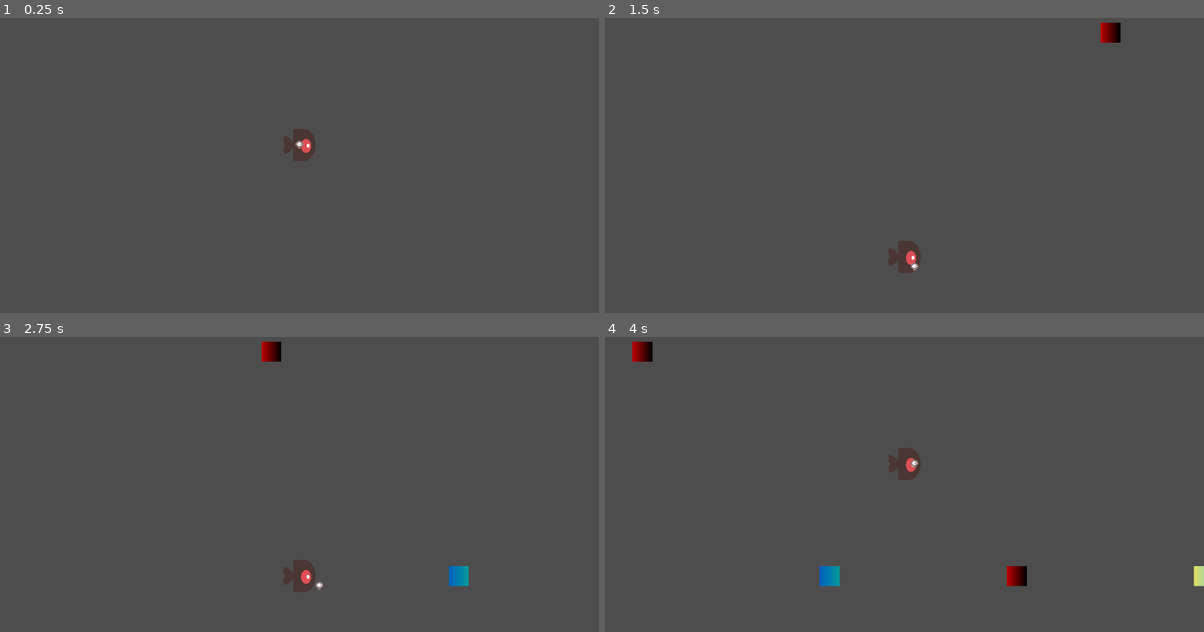
Above: before the commit, frames 1-4 (two rows, left to right).
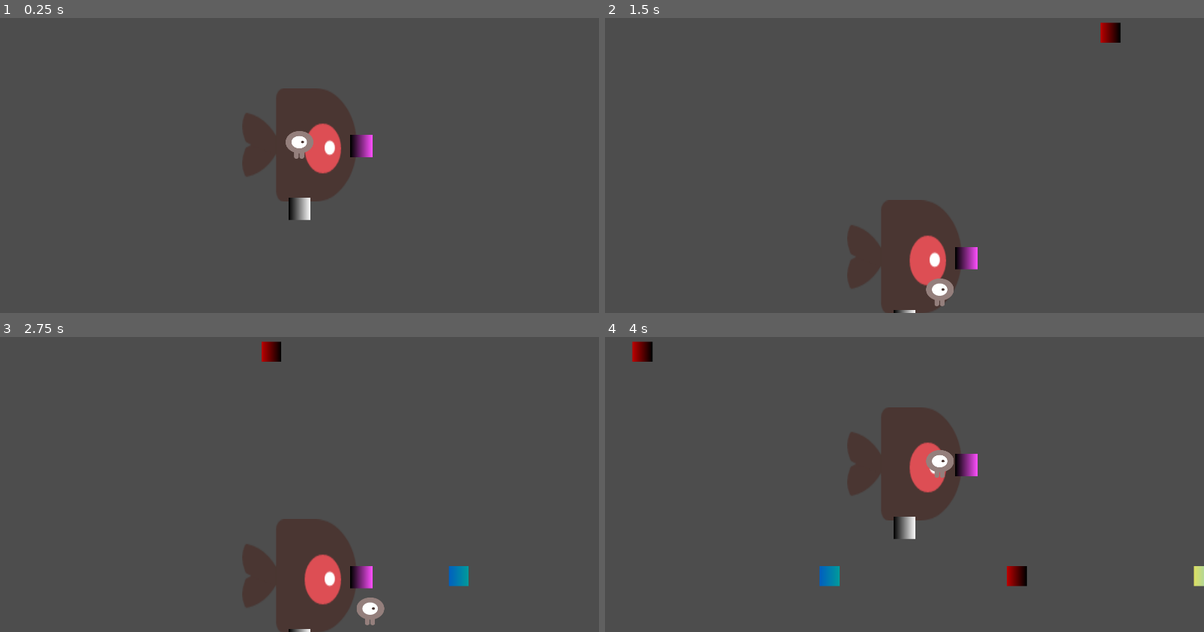
Above: after the commit, the same moments.

Repository: carlbleick/la-calori
Game: Godot game, scene res://Scenes/main.tscn
Same seed, same stepped clock (60 frames per second), same inputs: the game is played once before the commit and once after it.
Inputs:
- Up to frame 1 (0.25 s): no input
- Up to frame 2 (1.5 s): tap Enter at 0.5 s; hold D (right) 0.53-1.28 s; hold E (interact, bound only after the commit) 0.53-1.28 s; hold S (down) from 1.28 s (still down); tap E (interact, bound only after the commit) at 1.35 s
- Up to frame 3 (2.75 s): release S (down) at 2.03 s; hold D (right) from 2.03 s (still down); hold E (interact, bound only after the commit) from 2.03 s (still down)
- Up to frame 4 (4 s): release D (right) at 2.78 s; release E (interact, bound only after the commit) at 2.78 s; hold W (up) 2.78-3.53 s; tap E (interact, bound only after the commit) at 2.85 s; hold A (left) from 3.53 s (still down); hold E (interact, bound only after the commit) from 3.53 s (still down)

The runs differ from the first frame. In frame 1, 5.6% of the frame differs, in the area x 40-63%, y 23-69%; in frame 2, 5.2%; in frame 3, 5.5%; in frame 4, 5.4%.

Commit message:
Start working on cooking management

Diff:
--- /dev/null
+++ b/Scenes/Counter.gd
@@ -0,0 +1,19 @@
+extends Node2D
+
+signal item_placed
+signal item_taken(ingredient)
+
+@export var current_item: Constants.IngredientType
+
+func _on_tacocat_request_place_item(instance_id, ingredient):
+	if instance_id == get_instance_id() && current_item == Constants.IngredientType.NONE:
+		current_item = ingredient
+		print("Item " + Constants.IngredientType.keys()[current_item] + " put on counter")
+		item_placed.emit()
+
+
+func _on_tacocat_request_take_item(instance_id):
+	if instance_id == get_instance_id() && current_item != Constants.IngredientType.NONE:
+		print("Item " + Constants.IngredientType.keys()[current_item] + " taken from counter")
+		item_taken.emit(current_item)
+		current_item = Constants.IngredientType.NONE
--- /dev/null
+++ b/Scenes/KitchenCounter.tscn
@@ -0,0 +1,23 @@
+[gd_scene load_steps=5 format=3 uid="uid://dlsfa2qi8v12f"]
+
+[ext_resource type="Script" path="res://Scenes/Counter.gd" id="1_gqqan"]
+
+[sub_resource type="RectangleShape2D" id="RectangleShape2D_0tb4f"]
+
+[sub_resource type="Gradient" id="Gradient_m0duk"]
+
+[sub_resource type="GradientTexture2D" id="GradientTexture2D_c47ri"]
+gradient = SubResource("Gradient_m0duk")
+
+[node name="KitchenCounter" type="Area2D"]
+collision_layer = 2
+collision_mask = 2
+script = ExtResource("1_gqqan")
+
+[node name="CollisionShape2D" type="CollisionShape2D" parent="."]
+shape = SubResource("RectangleShape2D_0tb4f")
+
+[node name="Sprite2D" type="Sprite2D" parent="."]
+position = Vector2(-9.53674e-07, -5.66244e-07)
+scale = Vector2(0.3125, 0.3125)
+texture = SubResource("GradientTexture2D_c47ri")
--- /dev/null
+++ b/Scenes/Storage.gd
@@ -0,0 +1,14 @@
+extends Node2D
+
+signal item_taken(ingredient)
+
+@export var ingredient: Constants.IngredientType
+@export var amount: int = 0
+
+# Called every frame. 'delta' is the elapsed time since the previous frame.
+
+func _on_tacocat_request_take_item(instance_id):
+	if instance_id == get_instance_id() && amount > 0:
+		amount -= 1
+		print("Item " + Constants.IngredientType.keys()[ingredient] + " taken from storage")
+		item_taken.emit(ingredient)
--- /dev/null
+++ b/Scenes/Storage.tscn
@@ -0,0 +1,23 @@
+[gd_scene load_steps=5 format=3 uid="uid://dssvebq20jcrk"]
+
+[ext_resource type="Script" path="res://Scenes/Storage.gd" id="1_gkkjw"]
+
+[sub_resource type="RectangleShape2D" id="RectangleShape2D_rb4kg"]
+
+[sub_resource type="Gradient" id="Gradient_n4fqi"]
+colors = PackedColorArray(0, 0, 0, 1, 1, 0.313726, 1, 1)
+
+[sub_resource type="GradientTexture2D" id="GradientTexture2D_pi60n"]
+gradient = SubResource("Gradient_n4fqi")
+
+[node name="Storage" type="Area2D"]
+collision_layer = 2
+collision_mask = 2
+script = ExtResource("1_gkkjw")
+
+[node name="CollisionShape2D" type="CollisionShape2D" parent="."]
+shape = SubResource("RectangleShape2D_rb4kg")
+
+[node name="Sprite2D" type="Sprite2D" parent="."]
+scale = Vector2(0.3125, 0.3125)
+texture = SubResource("GradientTexture2D_pi60n")
--- a/Scenes/Tacocat.gd
+++ b/Scenes/Tacocat.gd
@@ -31,9 +31,38 @@
 			move(dir)
 
 func move(dir):
-	ray.target_position = inputs[dir] * tile_size
+	ray.target_position = inputs[dir] * (tile_size + 150)
 	ray.force_raycast_update()
 	if !ray.is_colliding():
 		position += inputs[dir] * tile_size
 		if dir == "up" || dir == "down":
 			taco_truck.position += inputs[dir] * line_size
+
+# Cooking
+const Storage = preload("res://Scenes/Storage.gd")
+
+@export var current_item: Constants.IngredientType
+
+signal request_take_item(instance_id)
+signal request_place_item(instance_id, ingredient)
+
+func _input(event):
+	ray.force_raycast_update()
+	if event.is_action_pressed("interact") && ray.is_colliding():
+		if current_item == Constants.IngredientType.NONE:
+			request_take_item.emit(ray.get_collider().get_instance_id())
+		else:
+			request_place_item.emit(ray.get_collider().get_instance_id(), current_item)
+
+
+func _on_storage_item_taken(ingredient):
+	current_item = ingredient
+	print("Item " + Constants.IngredientType.keys()[current_item] + " in hand")
+
+func _on_kitchen_counter_item_placed():
+	current_item = Constants.IngredientType.NONE
+	print("Item " + Constants.IngredientType.keys()[current_item] + " in hand")
+
+func _on_kitchen_counter_item_taken(ingredient):
+	current_item = ingredient
+	print("Item " + Constants.IngredientType.keys()[current_item] + " in hand")
--- a/Scenes/Tacocat.tscn
+++ b/Scenes/Tacocat.tscn
@@ -19,7 +19,8 @@
 
 [node name="RayCast2D" type="RayCast2D" parent="."]
 position = Vector2(1.81899e-12, 2.27374e-13)
-scale = Vector2(1, 1)
 target_position = Vector2(-1.81899e-12, 169)
+collision_mask = 2
+collide_with_areas = true
 
 [node name="AnimationPlayer" type="AnimationPlayer" parent="."]
--- a/Scenes/Tacotruck.tscn
+++ b/Scenes/Tacotruck.tscn
@@ -1,8 +1,10 @@
-[gd_scene load_steps=5 format=3 uid="uid://dgauqn0jkrse4"]
+[gd_scene load_steps=7 format=3 uid="uid://c6a8ibk21evxg"]
 
 [ext_resource type="Script" path="res://Scenes/Tacotruck.gd" id="1_4b5r8"]
 [ext_resource type="Texture2D" uid="uid://dewof2qpb043y" path="res://Assets/enemySwimming_1.png" id="1_hrcip"]
-[ext_resource type="PackedScene" uid="uid://4lp775iodovg" path="res://Scenes/Tacocat.tscn" id="2_37co7"]
+[ext_resource type="PackedScene" uid="uid://cd0qxbywybh06" path="res://Scenes/Tacocat.tscn" id="2_37co7"]
+[ext_resource type="PackedScene" uid="uid://dlsfa2qi8v12f" path="res://Scenes/KitchenCounter.tscn" id="3_h0e52"]
+[ext_resource type="PackedScene" uid="uid://dssvebq20jcrk" path="res://Scenes/Storage.tscn" id="4_m3r14"]
 
 [sub_resource type="RectangleShape2D" id="RectangleShape2D_ejq7m"]
 size = Vector2(110, 110)
@@ -25,4 +27,18 @@
 taco_truck = NodePath("..")
 taco_truck_sprite = NodePath("../Sprite2D")
 
+[node name="KitchenCounter" parent="." instance=ExtResource("3_h0e52")]
+position = Vector2(0, 58)
+
+[node name="Storage" parent="." instance=ExtResource("4_m3r14")]
+position = Vector2(56, 1)
+ingredient = 1
+amount = 10
+
 [connection signal="body_entered" from="." to="." method="_on_body_entered"]
+[connection signal="request_place_item" from="Tacocat" to="KitchenCounter" method="_on_tacocat_request_place_item"]
+[connection signal="request_take_item" from="Tacocat" to="KitchenCounter" method="_on_tacocat_request_take_item"]
+[connection signal="request_take_item" from="Tacocat" to="Storage" method="_on_tacocat_request_take_item"]
+[connection signal="item_placed" from="KitchenCounter" to="Tacocat" method="_on_kitchen_counter_item_placed"]
+[connection signal="item_taken" from="KitchenCounter" to="Tacocat" method="_on_kitchen_counter_item_taken"]
+[connection signal="item_taken" from="Storage" to="Tacocat" method="_on_storage_item_taken"]
--- a/Scenes/main.tscn
+++ b/Scenes/main.tscn
@@ -6,6 +6,8 @@
 [ext_resource type="PackedScene" uid="uid://dqpir3prh0aoc" path="res://Scenes/SpaceIngredient/SpaceIngredientProtein.tscn" id="3_0q6sd"]
 [ext_resource type="PackedScene" uid="uid://bta50a4qpllra" path="res://Scenes/SpaceIngredient/SpaceIngredientVeggies.tscn" id="4_kbquy"]
 [ext_resource type="Script" path="res://Scripts/DummyStorage.gd" id="6_m1b14"]
+[ext_resource type="Script" path="res://Scenes/Storage.gd" id="1_c6nbl"]
+[ext_resource type="Script" path="res://Scenes/Counter.gd" id="3_2fcpu"]
 
 [node name="Node2D" type="Node2D"]
 
@@ -16,3 +18,13 @@
 
 [node name="DummyStorage" type="Node2D" parent="."]
 script = ExtResource("6_m1b14")
+[node name="Storage" type="StaticBody2D" parent="."]
+script = ExtResource("1_c6nbl")
+ingredient = 1
+amount = 10
+
+[node name="Counter" type="Node2D" parent="."]
+script = ExtResource("3_2fcpu")
+
+[node name="Tacotruck" parent="." instance=ExtResource("2_tgqdk")]
+scale = Vector2(3.55, 3.55)
--- a/project.godot
+++ b/project.godot
@@ -14,6 +14,9 @@
 run/main_scene="res://Scenes/main.tscn"
 config/features=PackedStringArray("4.2", "Forward Plus")
 config/icon="res://icon.svg"
+"<<<<<<<HEAD[display]window/size/viewport_width"=1920
+window/size/viewport_height=1080
+window/size/mode=3
 
 [display]
 
@@ -46,6 +49,16 @@
 , Object(InputEventKey,"resource_local_to_scene":false,"resource_name":"","device":-1,"window_id":0,"alt_pressed":false,"shift_pressed":false,"ctrl_pressed":false,"meta_pressed":false,"pressed":false,"keycode":0,"physical_keycode":4194322,"key_label":0,"unicode":0,"echo":false,"script":null)
 ]
 }
+interact={
+"deadzone": 0.5,
+"events": [Object(InputEventKey,"resource_local_to_scene":false,"resource_name":"","device":-1,"window_id":0,"alt_pressed":false,"shift_pressed":false,"ctrl_pressed":false,"meta_pressed":false,"pressed":false,"keycode":0,"physical_keycode":69,"key_label":0,"unicode":101,"echo":false,"script":null)
+, Object(InputEventKey,"resource_local_to_scene":false,"resource_name":"","device":-1,"window_id":0,"alt_pressed":false,"shift_pressed":false,"ctrl_pressed":false,"meta_pressed":false,"pressed":false,"keycode":0,"physical_keycode":32,"key_label":0,"unicode":32,"echo":false,"script":null)
+]
+}
+
+[layer_names]
+
+2d_physics/layer_2="KitchenAppliances"
 
 [rendering]
 
Not shown: 1 places in Scenes/Tacocat.tscn that only renumber resources
Not shown: 1 places in Scenes/main.tscn that only renumber resources
